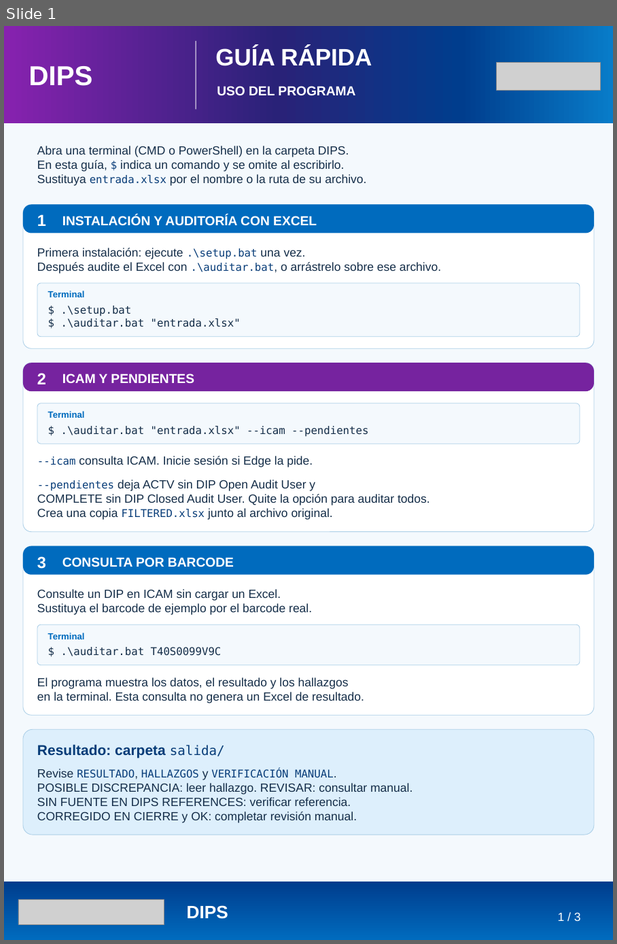
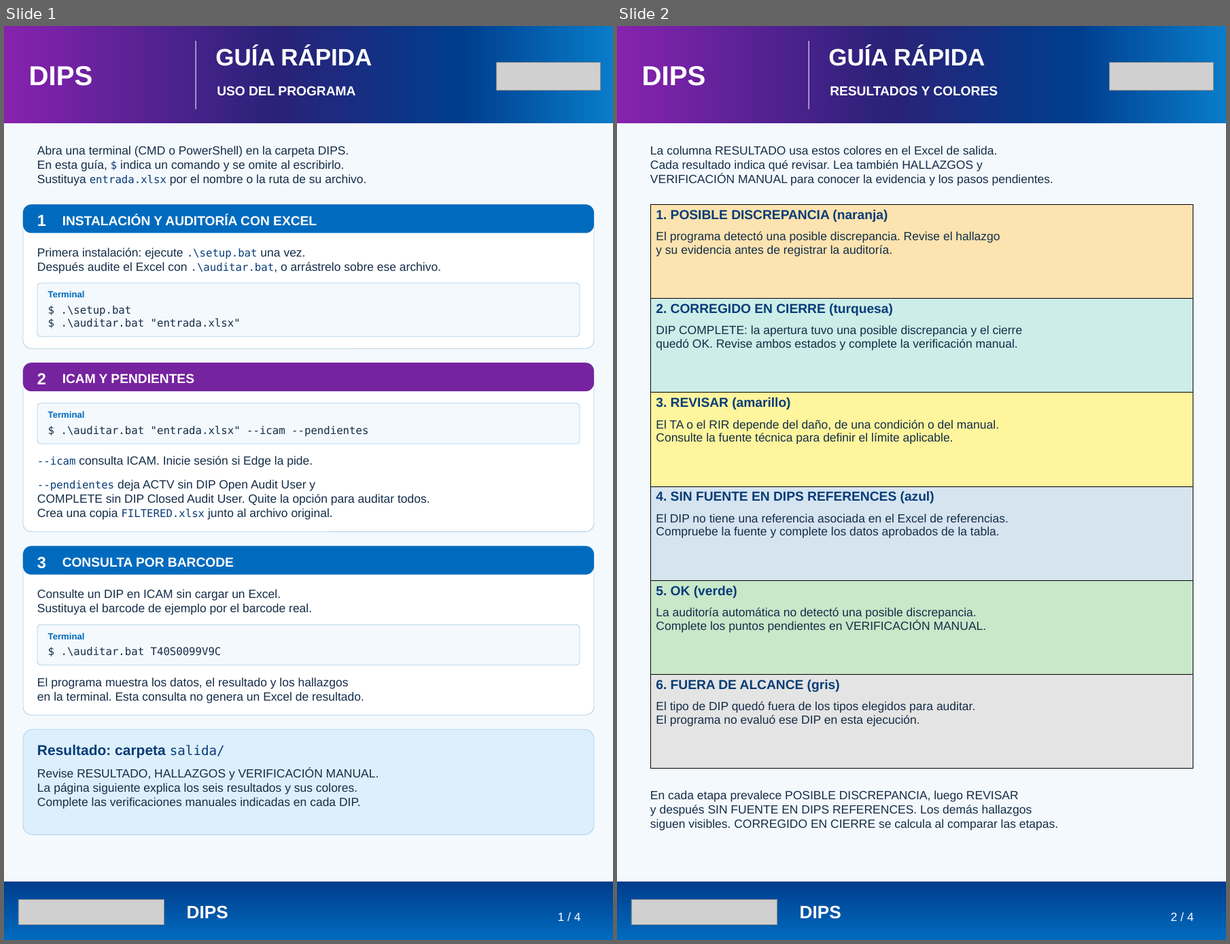
Before and after one commit to lviloriabas/dips, a slide deck: docs/Guia_DIPS_reglas_referencias.pptx. Shown side by side, each under a label of ours: slide 1 before the commit, slides 1 and 2 after it. The pictures are 617x944 and 1230x944 pixels, drawn with LibreOffice and Linux fonts; fonts in the diff are those of the drawing; grey boxes stand for pictures. Boxes give left, top, right and bottom in pixels: in the first picture for what was removed or moved away, otherwise in the second. Text is boxed around its words. In the diff, an @@ line names an element or a change of style, - is before the commit and + after.

Commit message:
Aclara resultados y referencias en la guia DIPS

```diff
--- a/docs/Guia_DIPS_reglas_referencias.pptx
+++ b/docs/Guia_DIPS_reglas_referencias.pptx
@@ slide 2 added at (617,26,1226,940), background #F4F9FD @@
@@ rectangle added at (617,26,1226,124), fill gradient #8722AF to #292278 to #003D8D to #087CC9 @@
@@ rectangle added at (808,41,809,110), fill #FFFFFF @@
@@ text added at (642,66,706,86), 34.5 pt, text #FFFFFF, bold @@
+DIPS
@@ text added at (828,46,985,66), 30 pt, text #FFFFFF, bold @@
+GUÍA RÁPIDA
@@ picture added at (1109,63,1213,90) @@
@@ text added at (830,86,998,95), 16.5 pt, text #FFFFFF, bold @@
+RESULTADOS Y COLORES
@@ text added at (650,146,998,155), 15 pt, text #142D48 @@
+La columna RESULTADO usa estos colores en el Excel de salida.
@@ text added at (650,160,983,172), 15 pt, text #142D48 @@
+Cada resultado indica qué revisar. Lea también HALLAZGOS y
@@ text added at (650,174,1054,186), 15 pt, text #142D48 @@
+VERIFICACIÓN MANUAL para conocer la evidencia y los pasos pendientes.
@@ table added at (650,204,1192,769), 6 rows, 1 columns @@
+1. POSIBLE DISCREPANCIA (naranja) / El programa detectó una posible discrepancia. Revise el hallazgo / y su evidencia antes de registrar la auditoría.
+2. CORREGIDO EN CIERRE (turquesa) / DIP COMPLETE: la apertura tuvo una posible discrepancia y el cierre / quedó OK. Revise ambos estados y complete la verificación manual.
+3. REVISAR (amarillo) / El TA o el RIR depende del daño, de una condición o del manual. / Consulte la fuente técnica para definir el límite aplicable.
+4. SIN FUENTE EN DIPS REFERENCES (azul) / El DIP no tiene una referencia asociada en el Excel de referencias. / Compruebe la fuente y complete los datos aprobados de la tabla.
+5. OK (verde) / La auditoría automática no detectó una posible discrepancia. / Complete los puntos pendientes en VERIFICACIÓN MANUAL.
+6. FUERA DE ALCANCE (gris) / El tipo de DIP quedó fuera de los tipos elegidos para auditar. / El programa no evaluó ese DIP en esta ejecución.
@@ text added at (650,790,1019,802), 15 pt, text #142D48 @@
+En cada etapa prevalece POSIBLE DISCREPANCIA, luego REVISAR
@@ text added at (650,805,1032,816), 15 pt, text #142D48 @@
+y después SIN FUENTE EN DIPS REFERENCES. Los demás hallazgos
@@ text added at (650,819,1058,830), 15 pt, text #142D48 @@
+siguen visibles. CORREGIDO EN CIERRE se calcula al comparar las etapas.
@@ rectangle added at (617,881,1226,940), fill gradient #003D8D to #006BBE @@
@@ picture added at (631,899,777,924) @@
@@ text added at (800,905,841,919), 22.5 pt, text #FFFFFF, bold @@
+DIPS
@@ text added at (1171,912,1194,921), 15 pt, text #FFFFFF @@
+2 / 4
@@ slide 1 changed as well @@
@@ text "Revise RESULTADO, HALLAZGOS y VERIFICACIÓN ..." at (37,768,379,780): size 13.5 to 15 pt, font DejaVu Sans Mono to Arial, text colour #073C78 to #142D48 in "RESULTADO, HALLAZGOS VERIFICACIÓN MANUAL." @@
@@ text at (37,783,358,794): text changed @@
-POSIBLE DISCREPANCIA: leer hallazgo. REVISAR: consultar manual.
+La página siguiente explica los seis resultados y sus colores.
@@ text at (37,797,361,809): text changed @@
-SIN FUENTE EN DIPS REFERENCES: verificar referencia.
+Complete las verificaciones manuales indicadas en cada DIP.
@@ text removed at (37,811,357,823) @@
-CORREGIDO EN CIERRE y OK: completar revisión manual.
@@ text at (558,913,581,921): text changed @@
-1 / 3
+1 / 4
```
Also in this commit, not shown: 2 other slides changed, 2 other files.
